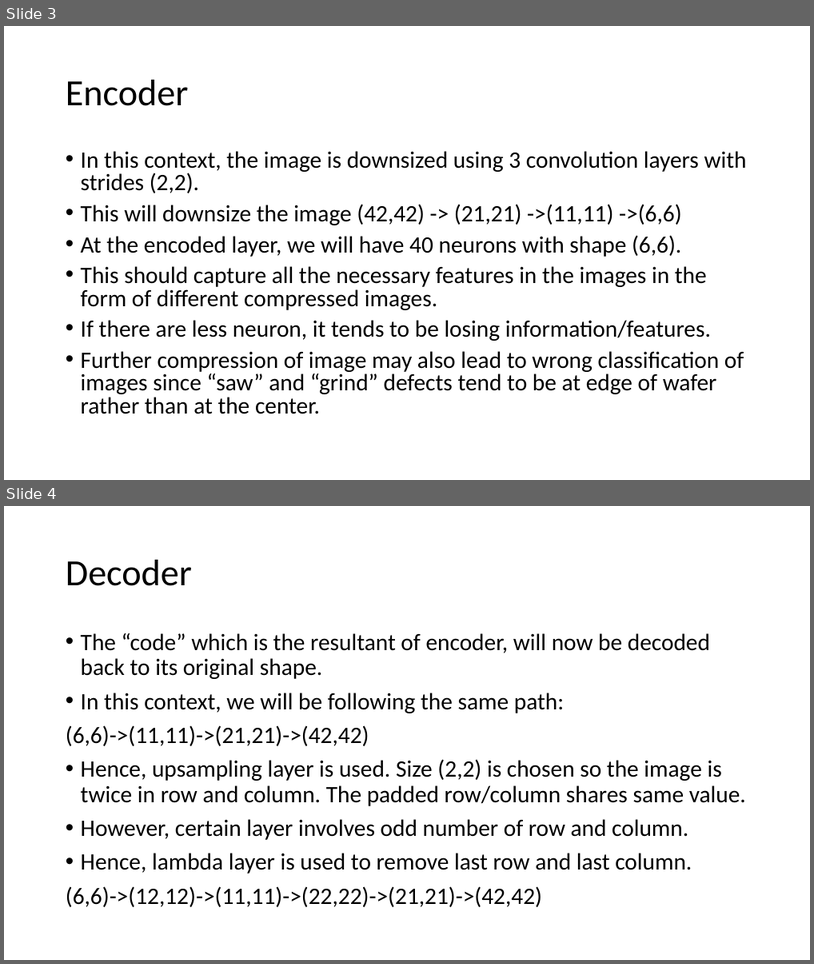
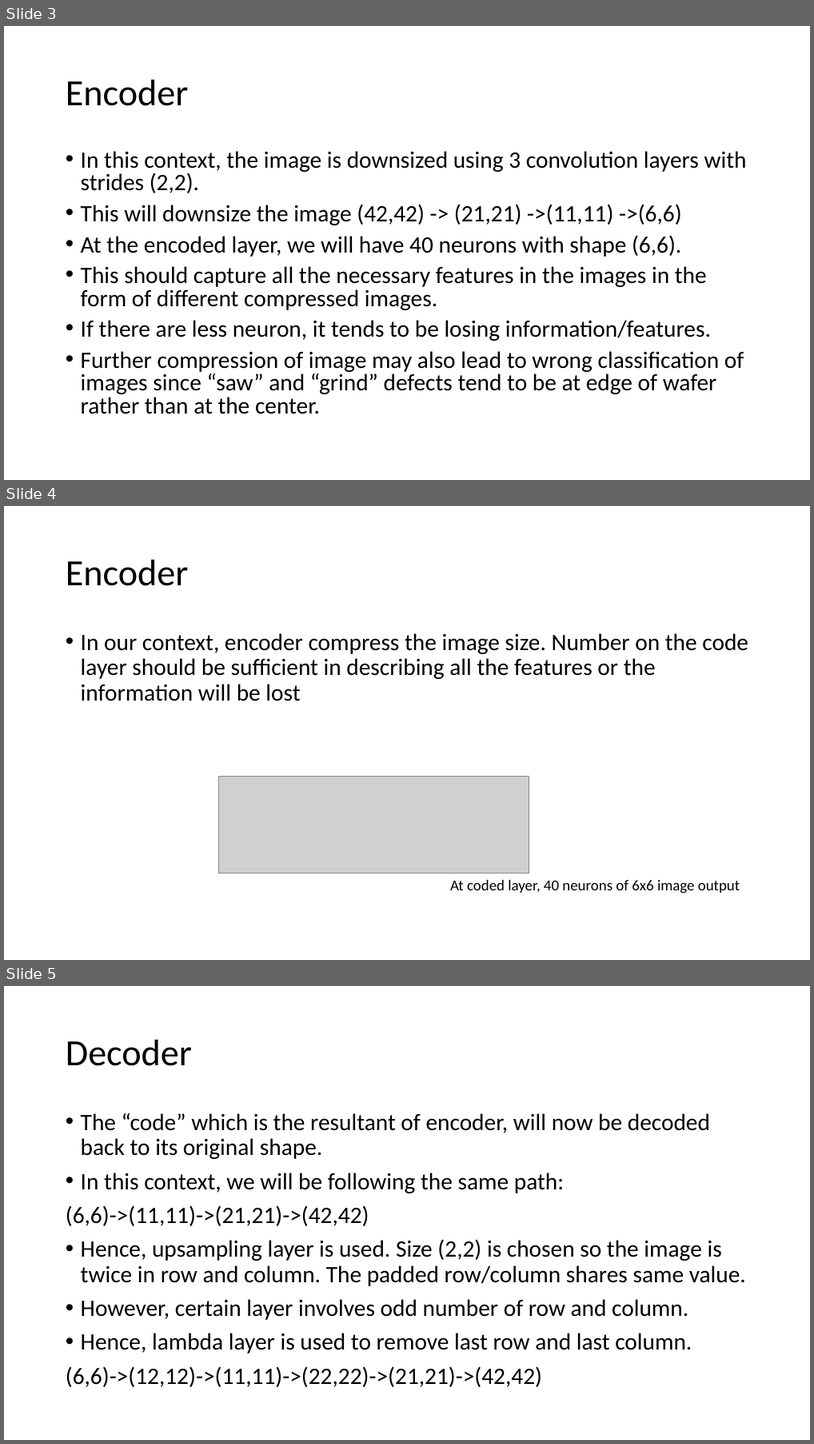
Before and after one commit to optimusium/psupr3, a slide deck: Autoencoder Classifier for Wafer resistance test map.pptx. Shown one above the other, each under a label of ours: slides 3 and 4 before the commit, slides 3, 4 and 5 after it. The pictures are 814x964 and 814x1444 pixels, drawn with LibreOffice and Linux fonts; fonts in the diff are those of the drawing; grey boxes stand for pictures. Boxes give left, top, right and bottom in pixels: in the first picture for what was removed or moved away, otherwise in the second. Text is boxed around its words. In the diff, an @@ line names an element or a change of style, - is before the commit and + after.

```diff
--- a/Autoencoder Classifier for Wafer resistance test map.pptx
+++ b/Autoencoder Classifier for Wafer resistance test map.pptx
@@ slide 4 added at [4,506,810,960], background #FFFFFF @@
@@ title added at [66,560,189,586], 44 pt, text #000000 @@
+Encoder
@@ text added at [81,633,749,701], 28 pt, text #000000 @@
+• In our context, encoder compress the image size. Number on the code layer should be sufficient in describing all the features or the information will be lost
@@ picture added at [218,776,530,872] @@
@@ text added at [450,880,740,893], 18 pt, text #000000 @@
+At coded layer, 40 neurons of 6x6 image output
@@ what was slide 4 is now slide 5 @@
```
Also in this commit, not shown: 7 slides changed, 8 other slides added.
